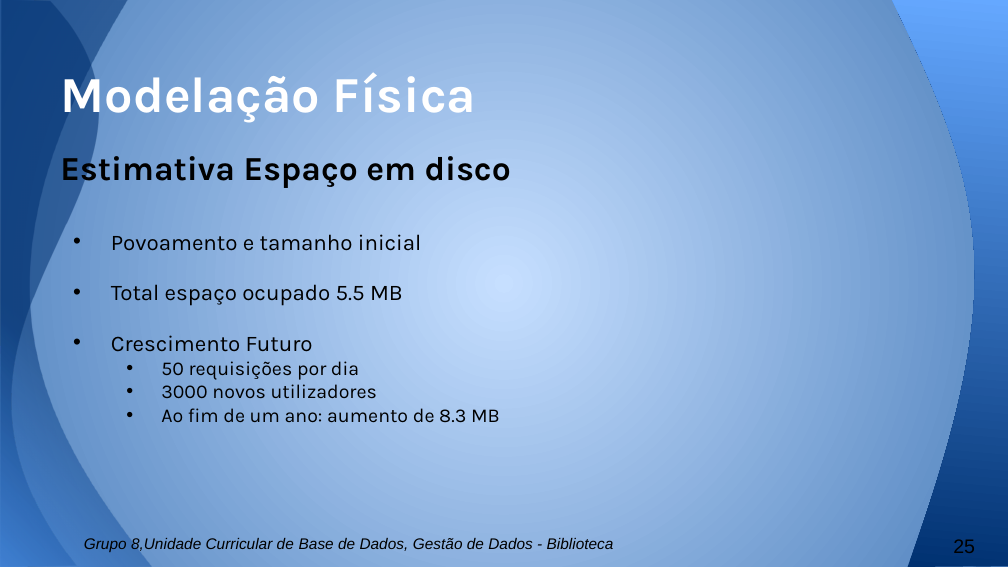
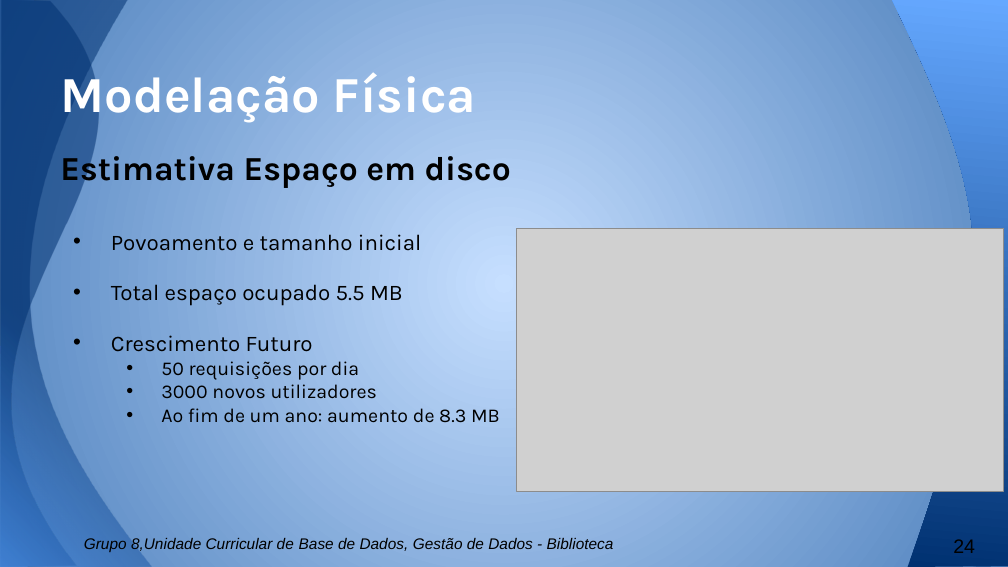
Before and after one commit to b-p3r/BD-1516, a slide deck: slide 24 of Apresentacao/Apresentacao-andre.pptx (slide 25 before the commit). Drawn at 1008x567 pixels with LibreOffice and Linux fonts; fonts in the diff are those of the drawing; grey boxes stand for pictures. Boxes give left, top, right and bottom in pixels: in the first picture for what was removed or moved away, otherwise in the second. Text is boxed around its words. In the diff, an @@ line names an element or a change of style, - is before the commit and + after.

```diff
--- a/Apresentacao/Apresentacao-andre.pptx
+++ b/Apresentacao/Apresentacao-andre.pptx
@@ picture added at box(516, 228, 1003, 491) @@
@@ page number at box(953, 539, 975, 553): text changed @@
-25
+24
```
Also in this commit, not shown: 7 other slides changed, 1 slide removed.
